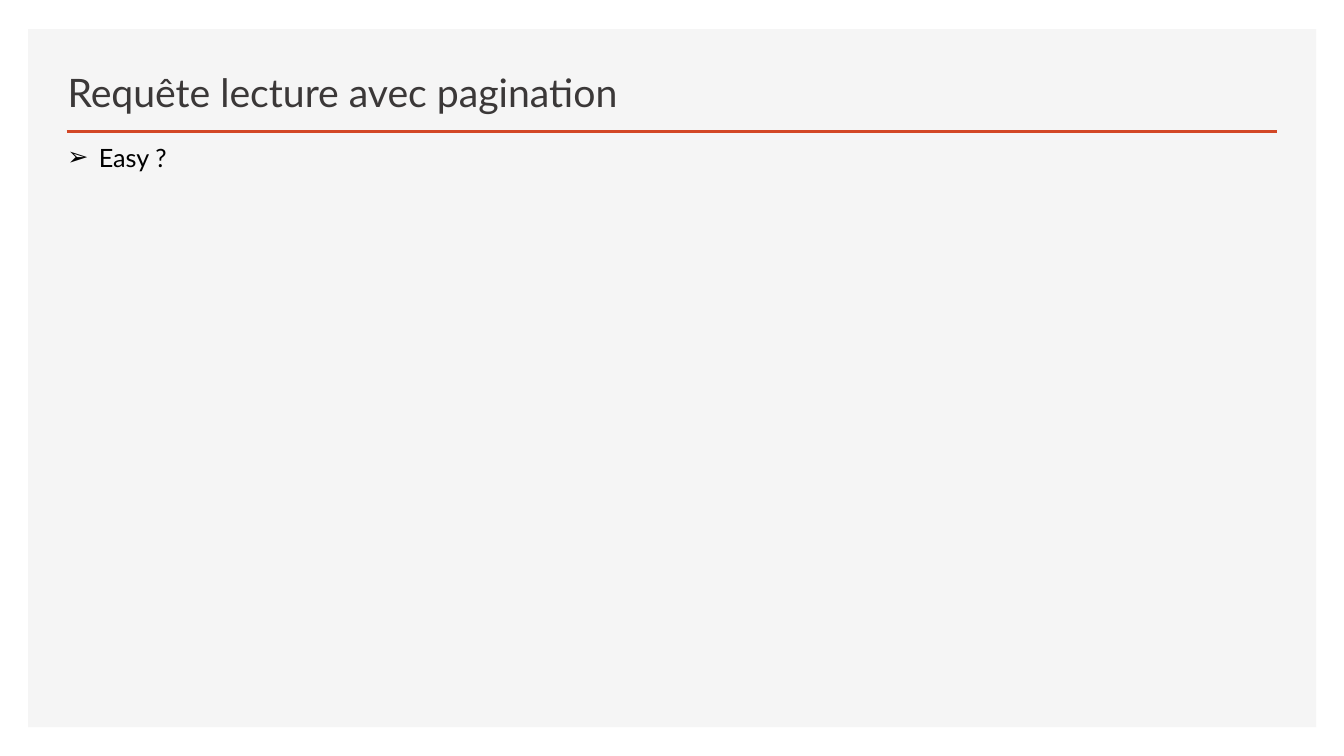
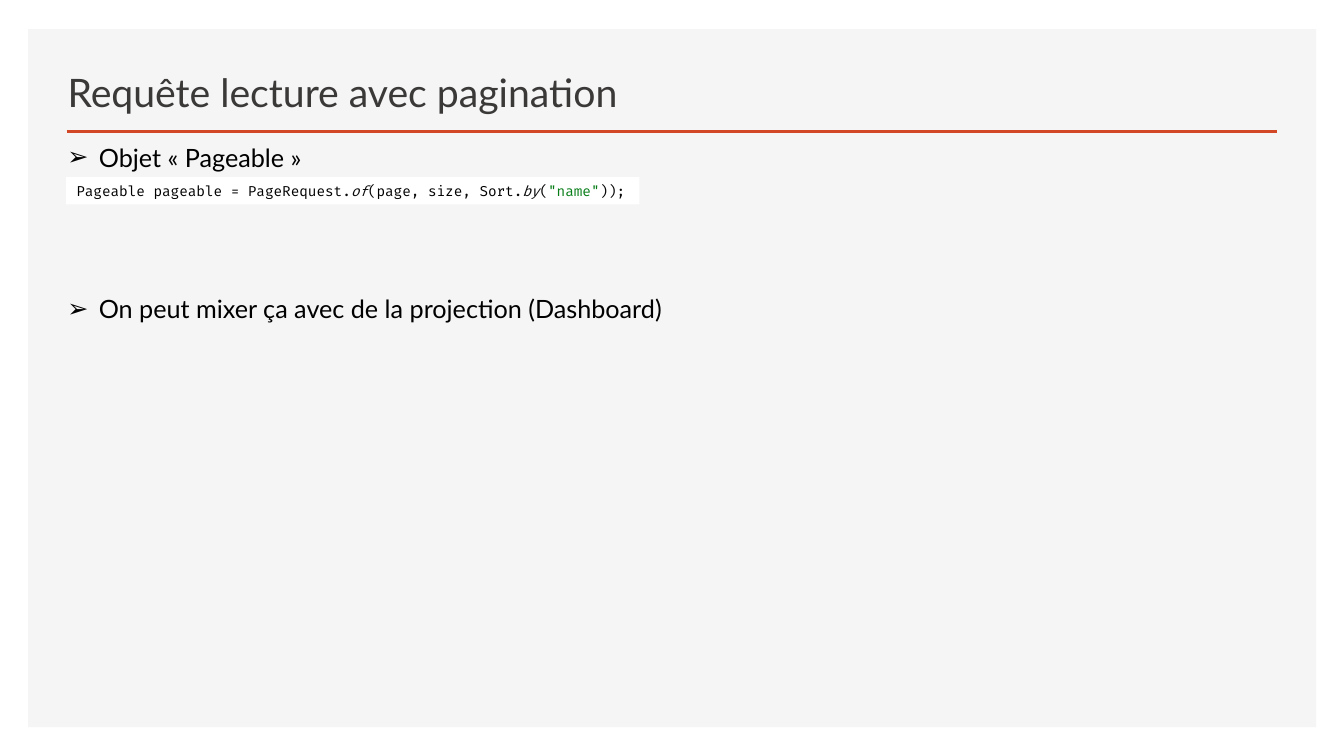
Before and after one commit to sebzuki/hibernate, a slide deck: slide 7 of EX-HIBERNATE.pptx. Drawn at 1344x756 pixels with LibreOffice and Linux fonts; fonts in the diff are those of the drawing. Boxes give left, top, right and bottom in pixels: in the first picture for what was removed or moved away, otherwise in the second. Text is boxed around its words. In the diff, an @@ line names an element or a change of style, - is before the commit and + after.

```diff
--- a/EX-HIBERNATE.pptx
+++ b/EX-HIBERNATE.pptx
@@ text at (99,148,661,323): text changed @@
-➢ Easy ?
+➢ Objet « Pageable »
+➢ On peut mixer ça avec de la projection (Dashboard)
@@ rectangle added at (67,177,640,205), fill #FFFFFF, 10 pt, text #000000 @@
+Pageable pageable = PageRequest.of(page, size, Sort.by("name"));
```
Also in this commit, not shown: 1 other slide changed, 1 slide added, 6 other files.
